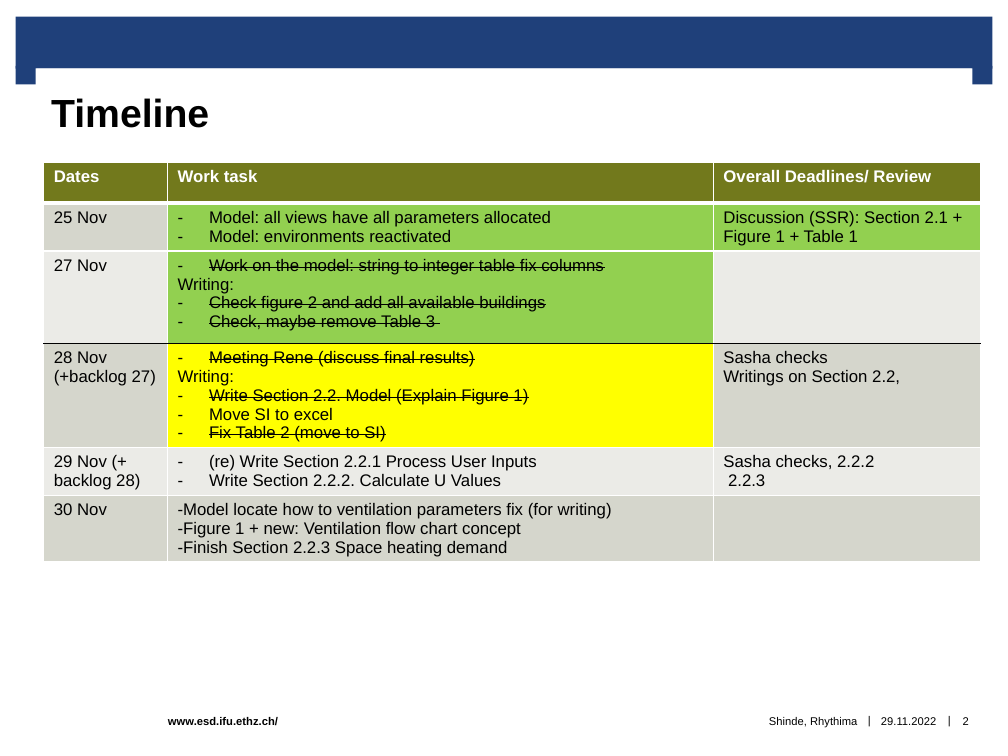
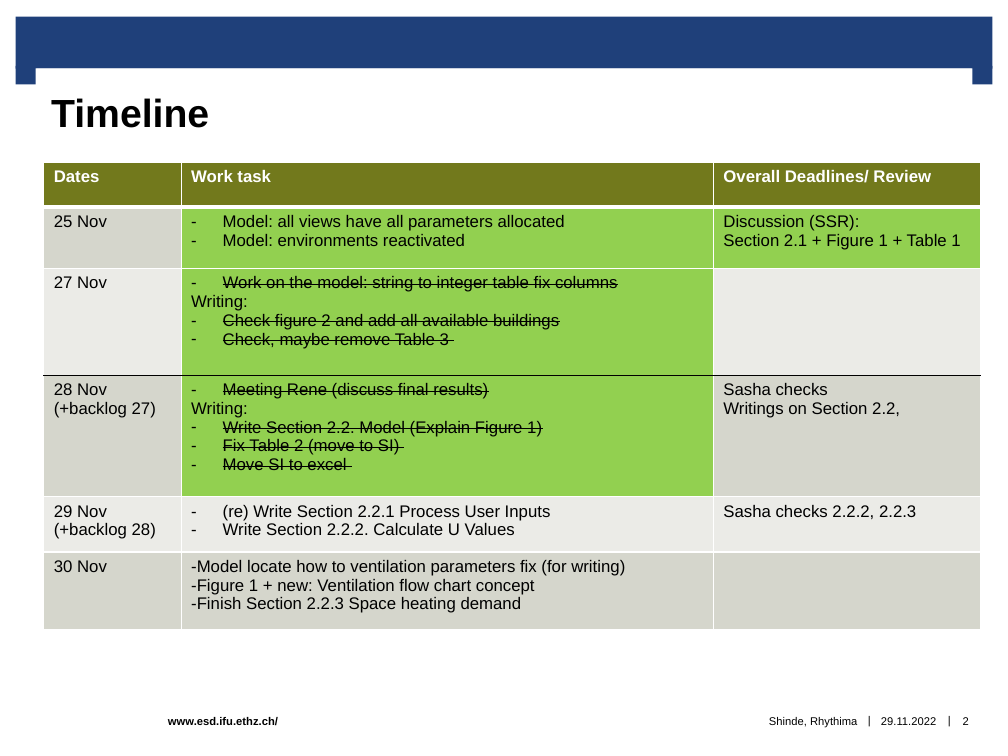
Before and after one commit to rhythimashinde/building-model, a slide deck: slide 2 of final/Discussion_paper.pptx. Drawn at 1008x756 pixels with LibreOffice and Linux fonts; fonts in the diff are those of the drawing; background and template pictures are left out. Boxes give left, top, right and bottom in pixels: in the first picture for what was removed or moved away, otherwise in the second. Text is boxed around its words. In the diff, an @@ line names an element or a change of style, - is before the commit and + after.

```diff
--- a/final/Discussion_paper.pptx
+++ b/final/Discussion_paper.pptx
@@ table at bbox=[43, 162, 980, 629] @@
-row 2, column 3: Discussion (SSR): Section 2.1 + Figure 1 + Table 1
+row 2, column 3: Discussion (SSR): / Section 2.1 + Figure 1 + Table 1
-row 4, column 2: Meeting Rene (discuss final results) / Writing: / Write Section 2.2. Model (Explain Figure 1) / Move SI to excel / Fix Table 2 (move to SI)
+row 4, column 2: Meeting Rene (discuss final results) / Writing: / Write Section 2.2. Model (Explain Figure 1) / Fix Table 2 (move to SI) / Move SI to excel
-row 5, column 1: 29 Nov (+ backlog 28)
+row 5, column 1: 29 Nov (+backlog 28)
-row 5, column 3: Sasha checks, 2.2.2 / 2.2.3
+row 5, column 3: Sasha checks 2.2.2, 2.2.3
@@ fill #FFFF00 to #92D050 in row 4, column 2 @@
```
Also in this commit, not shown: 2 other files.
